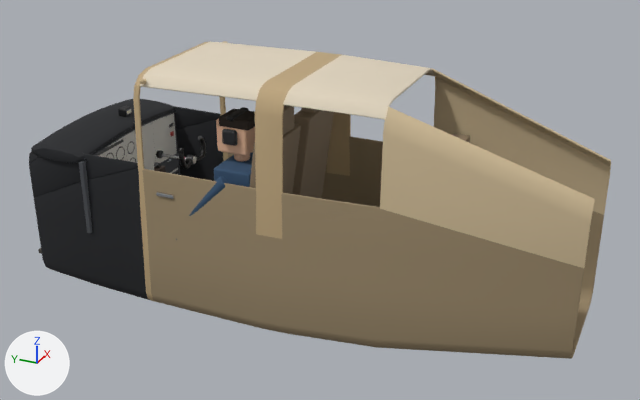
A saved change to the Blender file blender/c172-cabin.blend.
One viewpoint serves both versions: a 50 mm camera at (-4.56, -2.56, 2.48) aimed at (0.01, -0.5, 0.2). Arrows for +X, +Y and +Z are at lower left; the lights stay in place. The first picture is the older version.

In view in the first picture: 'cabin_lining', 'glareshield', 'panel_decals', 'panel_fittings', 'panel_trim', 'pilot', 'seats', 'yoke_left', 'yoke_right' and 5 more.
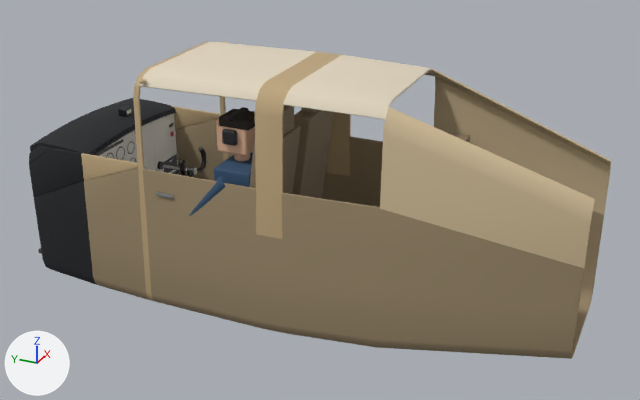
The change, as a list of edits to the scene's bpy script:
```text
Change me_cabin_lining:
    where me_cabin_lining.from_pydata(...)  # 223 vertices, 164 faces; spans x -0.53..0.53, y -2.15..1.3, z -0.51..1.03
    used by ob_cabin_lining; location = (0.0, 0.0, 0.0)
    me_cabin_lining part 1: all 2 faces centred in x -0.51..0.51, y 0.67, z 0.42 switch from mat_glareshield (black #1c1e22) to mat_window_frame (beige #bfa77f)
    me_cabin_lining part 2: all 16 faces centred in x -0.53..0.53, y 0.67, z -0.51..0.24 switch from mat_glareshield (black #1c1e22) to mat_wall_low (brown #9c8a6c)
Change me_panel_fittings:
    where me_panel_fittings.from_pydata(...)  # 604 vertices, 396 faces; spans x -0.5..0.505, y 0.828..0.868, z -0.047..0.356
    used by ob_panel_fittings; location = (0.0, 0.0, 0.0)
    me_panel_fittings part 3: the loose piece of 8 vertices spanning x 0.26..0.5, y 0.853..0.859, z 0.005..0.115 is scaled about its middle by (0.708, 1, 0.909), then moved by (0.025, 0.0, 0.0)
    me_panel_fittings part 4: the loose piece of 40 vertices spanning x 0.242..0.298, y 0.834..0.868, z 0.162..0.218 is moved by (0.0, 0.0, -0.085)
Change me_glareshield:
    used by ob_glareshield; location = (0.0, 0.0, 0.0)
    remove me_glareshield.from_pydata(...)  # 153 vertices, 146 faces; spans x -0.55..0.55, y 0.84..1.29, z 0.385..0.524
    add me_glareshield.from_pydata(...)  # 153 vertices, 146 faces; spans x -0.5..0.5, y 0.84..1.29, z 0.385..0.524
    me_glareshield part 5: 144 of 153 vertices moved; they spanned x -0.55..0.55, y 0.84..1.29, z 0.385..0.523 and now span x -0.5..0.5, y 0.84..1.29, z 0.385..0.523; mean shift (0.0, 0.0, 0.002); largest move (-0.55, 0.856, 0.419) -> (-0.5, 0.856, 0.419)
Change me_yoke_left:
    used by ob_yoke_left; location = (-0.27, 0.86, 0.19)
    remove me_yoke_left.from_pydata(...)  # 492 vertices, 294 faces; spans x -0.25..0.25, y -0.671..0.2, z -0.219..0.136
    add me_yoke_left.from_pydata(...)  # 404 vertices, 234 faces; spans x -0.158..0.158, y -0.31..0.2, z -0.034..0.136
    me_yoke_left part 6: 8 loose pieces with 88 vertices, spanning x -0.25..0.25, y -0.671..-0.261, z -0.219..0.102, are deleted
    remove me_yoke_left.materials.append(mat_glove_leather)  # brown #3d2f25
    remove me_yoke_left.materials.append(mat_glove_cuff)  # black #24201c
    remove me_yoke_left.materials.append(mat_pilot_shirt)  # dark blue #34506e
Remove ob_panel_trim:
    ob_panel_trim = bpy.data.objects.new('panel_trim', me_panel_trim)
    ob_panel_trim.location = (0.0, 0.0, 0.0)
    _m = ob_panel_trim.modifiers.new('Bevel', 'BEVEL')
    _m.width = 0.004
    _m.width_pct = 0.004
    _m.segments = 2
    _m.angle_limit = 0.698
Change ob_glareshield:
    remove _m = ob_glareshield.modifiers.new('Subsurf', 'SUBSURF')
    remove _m.render_levels = 1
Change ob_yoke_left:
    remove _m = ob_yoke_left.modifiers.new('Bevel', 'BEVEL')
    remove _m.width = 0.006
    remove _m.width_pct = 0.006
    remove _m.segments = 2
    remove _m.angle_limit = 0.698
    ob_yoke_left.location: (-0.27, 0.86, 0.19) -> (-0.27, 0.86, 0.105)
Change ob_yoke_right:
    ob_yoke_right.location: (0.27, 0.86, 0.19) -> (0.27, 0.86, 0.105)
```

Location of each change, (x1, y1, x2, y2) in pixels of the pictures (640 x 400 px; the box of a moved part takes in the faces that stretch with it):
'glareshield', reshaped, modifiers changed
    before: (31, 99, 175, 163)
    after: (30, 98, 176, 155)
'yoke_right', moved
    before: (160, 135, 206, 169)
    after: (161, 147, 207, 177)
'panel_trim', deleted
    before: (79, 115, 180, 233)
'panel_fittings', reshaped
    before: (156, 123, 179, 174)
    after: (157, 123, 179, 174)
'yoke_left', reshaped, moved, modifiers changed (not visible afterwards)
    before: (154, 162, 177, 240)
part 1 of me_cabin_lining, recoloured
    both: (82, 106, 221, 180)
part 2 of me_cabin_lining, recoloured (black to brown)
    both: (88, 120, 224, 300)
part 3 of me_panel_fittings, moved or reshaped
    before: (160, 153, 178, 173)
    after: (164, 154, 178, 173)
part 4 of me_panel_fittings, moved or reshaped
    before: (156, 150, 163, 158)
    after: (157, 161, 164, 170)
part 6 of me_yoke_left, deleted (mostly hidden)
    before: (154, 166, 177, 240)
